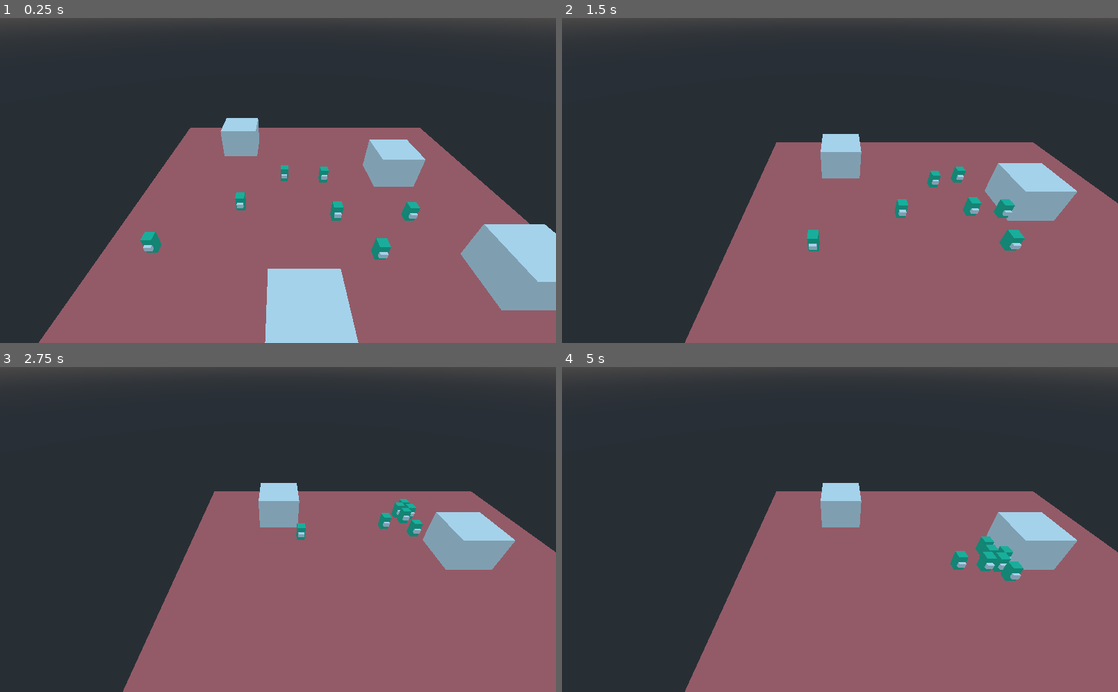
Above: before the commit, frames 1-4 (two rows, left to right).
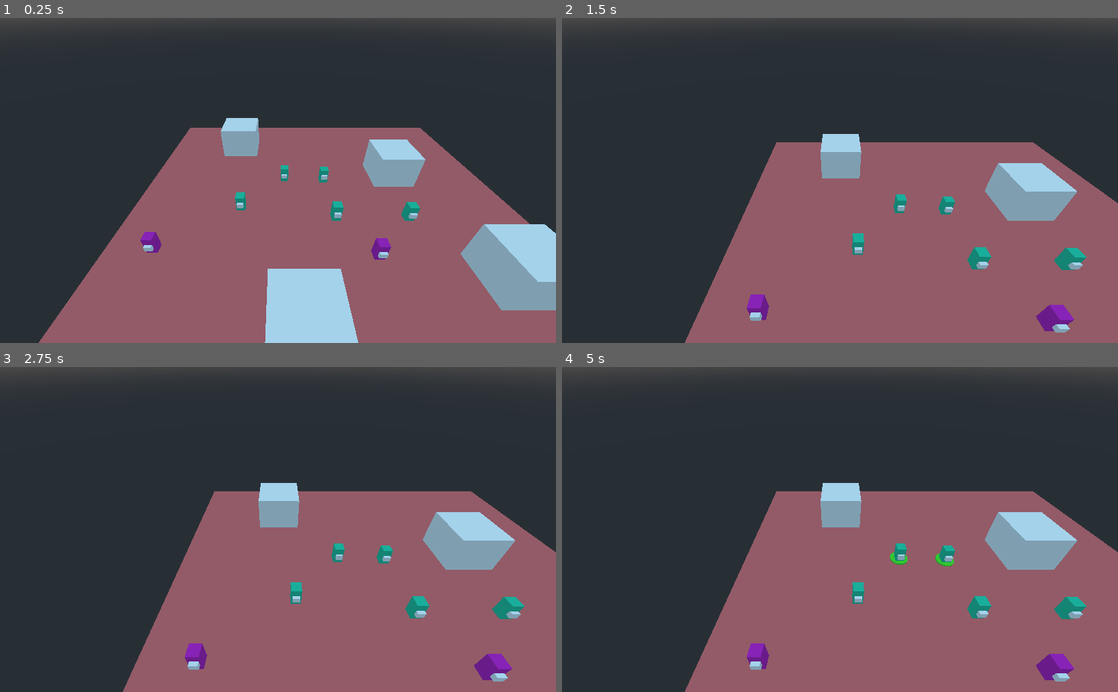
Above: after the commit, the same moments.

Repository: Miziziziz/GodotRTS1
Game: Godot game, scene res://World.tscn
The game is run twice, just before and just after one commit, with the same random seed, the same clock (stepped at 60 frames per second) and the same inputs.
Inputs (mouse positions are in pixels of both pictures, inside the frame that each line leads up to):
- Up to frame 1 (0.25 s): no input
- Up to frame 2 (1.5 s): move the mouse to (962, 164) at 0.52 s; press the mouse at (962, 164) at 0.53 s; right-click (962, 164) at 0.6 s; move the mouse to (728, 196) at 1.27 s; release the mouse at (728, 196) at 1.28 s; click (728, 196) at 1.35 s
- Up to frame 3 (2.75 s): right-click (166, 545) at 1.55 s; move the mouse to (333, 458) at 2.02 s; press the mouse at (333, 458) at 2.03 s; right-click (333, 458) at 2.1 s
- Up to frame 4 (5 s): move the mouse to (812, 594) at 2.77 s; release the mouse at (812, 594) at 2.78 s; click (812, 594) at 2.85 s; right-click (812, 594) at 3.05 s; move the mouse to (1006, 578) at 3.52 s; press the mouse at (1006, 578) at 3.53 s; right-click (1006, 578) at 3.6 s; move the mouse to (673, 480) at 4.27 s; release the mouse at (673, 480) at 4.28 s; click (673, 480) at 4.35 s; right-click (673, 480) at 4.55 s

The runs differ from the first frame. In frame 1, 0.3% of the frame differs, in the area x 25-86%, y 65-79%; in frame 2, 2.4%; in frame 3, 2.1%; in frame 4, 2.5%, in the area x 33-95%, y 52-97%.

Commit message:
initial commit

Diff:
--- a/CamBase.gd
+++ b/CamBase.gd
@@ -6,11 +6,26 @@
 const ray_length = 1000
 onready var cam = $Camera
 
+var team = 0
+var selected_units = []
+onready var selection_box = $SelectionBox
+var start_sel_pos = Vector2()
+
 func _process(delta):
 	var m_pos = get_viewport().get_mouse_position()
 	calc_move(m_pos, delta)
 	if Input.is_action_just_pressed("main_command"):
-		move_all_units(m_pos)
+		move_selected_units(m_pos)
+	if Input.is_action_just_pressed("alt_command"):
+		selection_box.start_sel_pos = m_pos
+		start_sel_pos = m_pos
+	if Input.is_action_pressed("alt_command"):
+		selection_box.m_pos = m_pos
+		selection_box.is_visible = true
+	else:
+		selection_box.is_visible = false
+	if Input.is_action_just_released("alt_command"):
+		select_units(m_pos)
 
 func calc_move(m_pos, delta):
 	var v_size = get_viewport().size
@@ -26,10 +41,47 @@
 	move_vec = move_vec.rotated(Vector3(0, 1, 0), rotation_degrees.y)
 	global_translate(move_vec * delta * MOVE_SPEED)
 
-func move_all_units(m_pos):
+func move_selected_units(m_pos):
 	var result = raycast_from_mouse(m_pos, 1)
 	if result:
-		get_tree().call_group("units", "move_to", result.position)
+		for unit in selected_units:
+			unit.move_to(result.position)
+
+func select_units(m_pos):
+	var new_selected_units = []
+	if m_pos.distance_squared_to(start_sel_pos) < 16:
+		var u = get_unit_under_mouse(m_pos)
+		if u != null:
+			new_selected_units.append(u)
+	else:
+		new_selected_units = get_units_in_box(start_sel_pos, m_pos)
+	if new_selected_units.size() != 0:
+		for unit in selected_units:
+			unit.deselect()
+		for unit in new_selected_units:
+			unit.select()
+		selected_units = new_selected_units
+
+func get_unit_under_mouse(m_pos):
+	var result = raycast_from_mouse(m_pos, 3)
+	if result and "team" in result.collider and result.collider.team == team:
+		return result.collider
+
+func get_units_in_box(top_left, bot_right):
+	if top_left.x > bot_right.x:
+		var tmp = top_left.x
+		top_left.x = bot_right.x
+		bot_right.x = tmp
+	if top_left.y > bot_right.y:
+		var tmp = top_left.y
+		top_left.y = bot_right.y
+		bot_right.y = tmp
+	var box = Rect2(top_left, bot_right - top_left)
+	var box_selected_units = []
+	for unit in get_tree().get_nodes_in_group("units"):
+		if unit.team == team and box.has_point(cam.unproject_position(unit.global_transform.origin)):
+			box_selected_units.append(unit)
+	return box_selected_units
 
 func raycast_from_mouse(m_pos, collision_mask):
 	var ray_start = cam.project_ray_origin(m_pos)
--- /dev/null
+++ b/SelectionBox.gd
@@ -0,0 +1,17 @@
+extends Control
+
+var is_visible = false
+var m_pos = Vector2()
+var start_sel_pos = Vector2()
+const sel_box_col = Color(0, 1, 0)
+const sel_box_line_width = 3
+
+func _draw():
+	if is_visible and start_sel_pos != m_pos:
+		draw_line(start_sel_pos, Vector2(m_pos.x, start_sel_pos.y), sel_box_col, sel_box_line_width)
+		draw_line(start_sel_pos, Vector2(start_sel_pos.x, m_pos.y), sel_box_col, sel_box_line_width)
+		draw_line(m_pos, Vector2(m_pos.x, start_sel_pos.y), sel_box_col, sel_box_line_width)
+		draw_line(m_pos, Vector2(start_sel_pos.x, m_pos.y), sel_box_col, sel_box_line_width)
+
+func _process(delta):
+	update()
--- /dev/null
+++ b/TeamOneMat.tres
@@ -0,0 +1,4 @@
+[gd_resource type="SpatialMaterial" format=2]
+
+[resource]
+albedo_color = Color( 0.141176, 0.831373, 0.654902, 1 )
--- /dev/null
+++ b/TeamTwoMat.tres
@@ -0,0 +1,4 @@
+[gd_resource type="SpatialMaterial" format=2]
+
+[resource]
+albedo_color = Color( 0.831373, 0.141176, 0.772549, 1 )
--- a/Unit.gd
+++ b/Unit.gd
@@ -1,9 +1,19 @@
 extends KinematicBody
+
+export var team = 0
+var team_colors = {
+	0: preload("res://TeamOneMat.tres"),
+	1: preload("res://TeamTwoMat.tres")
+}
 
 var path = []
 var path_ind = 0
 const move_speed = 12
 onready var nav = get_parent()
+
+func _ready():
+	if team in team_colors:
+		$MeshInstance.material_override = team_colors[team]
 
 func move_to(target_pos):
 	path = nav.get_simple_path(global_transform.origin, target_pos)
@@ -16,3 +26,9 @@
 			path_ind += 1
 		else:
 			move_and_slide(move_vec.normalized() * move_speed, Vector3(0, 1, 0))
+
+func select():
+	$SelectionRing.show()
+
+func deselect():
+	$SelectionRing.hide()
--- a/Unit.tscn
+++ b/Unit.tscn
@@ -1,13 +1,16 @@
-[gd_scene load_steps=5 format=2]
+[gd_scene load_steps=7 format=2]
 
 [ext_resource path="res://Unit.gd" type="Script" id=1]
+[ext_resource path="res://TeamTwoMat.tres" type="Material" id=2]
 
 [sub_resource type="CapsuleShape" id=1]
 
 [sub_resource type="CubeMesh" id=2]
 
-[sub_resource type="SpatialMaterial" id=3]
-albedo_color = Color( 0.141176, 0.831373, 0.654902, 1 )
+[sub_resource type="CylinderMesh" id=3]
+
+[sub_resource type="SpatialMaterial" id=4]
+albedo_color = Color( 0.305882, 0.94902, 0.192157, 1 )
 
 [node name="Unit" type="KinematicBody" groups=[
 "units",
@@ -23,9 +26,15 @@
 [node name="MeshInstance" type="MeshInstance" parent="."]
 transform = Transform( 0.709011, 0, 0, 0, 1.37076, 0, 0, 0, 0.709011, 0, 1.42612, 0 )
 mesh = SubResource( 2 )
-material/0 = SubResource( 3 )
+material/0 = ExtResource( 2 )
 
 [node name="MeshInstance2" type="MeshInstance" parent="."]
 transform = Transform( 0.507179, 0, 0, 0, 0.388244, 0, 0, 0, 0.507179, 0, 1.42612, 0.658644 )
 mesh = SubResource( 2 )
 material/0 = null
+
+[node name="SelectionRing" type="MeshInstance" parent="."]
+transform = Transform( 1.4197, 0, 0, 0, 0.119909, 0, 0, 0, 1.4197, 0, 0.260365, 0 )
+visible = false
+mesh = SubResource( 3 )
+material/0 = SubResource( 4 )
--- a/World.tscn
+++ b/World.tscn
@@ -1,7 +1,8 @@
-[gd_scene load_steps=9 format=2]
+[gd_scene load_steps=10 format=2]
 
 [ext_resource path="res://CamBase.gd" type="Script" id=1]
-[ext_resource path="res://Unit.tscn" type="PackedScene" id=2]
+[ext_resource path="res://SelectionBox.gd" type="Script" id=2]
+[ext_resource path="res://Unit.tscn" type="PackedScene" id=3]
 
 [sub_resource type="NavigationMesh" id=1]
 vertices = PoolVector3Array( -20.2916, 0.227229, -24.4916, -13.3916, 0.227229, -24.7916, -13.0916, 0.227229, -31.0916,  …(5195 unchanged characters)…
@@ -28,6 +29,11 @@
 
 [node name="Camera" type="Camera" parent="CamBase"]
 transform = Transform( 1, 0, 0, 0, 1, 0, 0, 0, 1, 0, 0, 45 )
+
+[node name="SelectionBox" type="Control" parent="CamBase"]
+margin_right = 40.0
+margin_bottom = 40.0
+script = ExtResource( 2 )
 
 [node name="Navigation" type="Navigation" parent="."]
 
@@ -90,23 +96,25 @@
 [node name="CollisionShape" type="CollisionShape" parent="Navigation/NavigationMeshInstance/MeshInstance5/StaticBody"]
 shape = SubResource( 6 )
 
-[node name="Unit" parent="Navigation" instance=ExtResource( 2 )]
+[node name="Unit" parent="Navigation" instance=ExtResource( 3 )]
 transform = Transform( 1, 0, 0, 0, 1, 0, 0, 0, 1, -13.5882, 0, 0.0992928 )
 
-[node name="Unit2" parent="Navigation" instance=ExtResource( 2 )]
+[node name="Unit2" parent="Navigation" instance=ExtResource( 3 )]
 transform = Transform( 1, 0, 0, 0, 1, 0, 0, 0, 1, 1.12619, 0, -7.47881 )
 
-[node name="Unit3" parent="Navigation" instance=ExtResource( 2 )]
+[node name="Unit3" parent="Navigation" instance=ExtResource( 3 )]
 transform = Transform( 1, 0, 0, 0, 1, 0, 0, 0, 1, 6.09403, 3.8147e-06, 9.33669 )
+team = 1
 
-[node name="Unit4" parent="Navigation" instance=ExtResource( 2 )]
+[node name="Unit4" parent="Navigation" instance=ExtResource( 3 )]
 transform = Transform( 1, 0, 0, 0, 1, 0, 0, 0, 1, -6.28738, 3.8147e-06, -7.86056 )
 
-[node name="Unit5" parent="Navigation" instance=ExtResource( 2 )]
+[node name="Unit5" parent="Navigation" instance=ExtResource( 3 )]
 transform = Transform( 1, 0, 0, 0, 1, 0, 0, 0, 1, -24.7208, 3.8147e-06, 8.27161 )
+team = 1
 
-[node name="Unit6" parent="Navigation" instance=ExtResource( 2 )]
+[node name="Unit6" parent="Navigation" instance=ExtResource( 3 )]
 transform = Transform( 1, 0, 0, 0, 1, 0, 0, 0, 1, 13.1818, 0, 2.35542 )
 
-[node name="Unit7" parent="Navigation" instance=ExtResource( 2 )]
+[node name="Unit7" parent="Navigation" instance=ExtResource( 3 )]
 transform = Transform( 1, 0, 0, 0, 1, 0, 0, 0, 1, 1.68149, 3.8147e-06, 2.27678 )
--- a/project.godot
+++ b/project.godot
@@ -30,6 +30,11 @@
 "events": [ Object(InputEventMouseButton,"resource_local_to_scene":false,"resource_name":"","device":0,"alt":false,"shi …(212 unchanged characters)…
  ]
 }
+alt_command={
+"deadzone": 0.5,
+"events": [ Object(InputEventMouseButton,"resource_local_to_scene":false,"resource_name":"","device":0,"alt":false,"shift":false,"control":false,"meta":false,"command":false,"button_mask":0,"position":Vector2( 0, 0 ),"global_position":Vector2( 0, 0 ),"factor":1.0,"button_index":1,"pressed":false,"doubleclick":false,"script":null)
+ ]
+}
 
 [layer_names]
 
